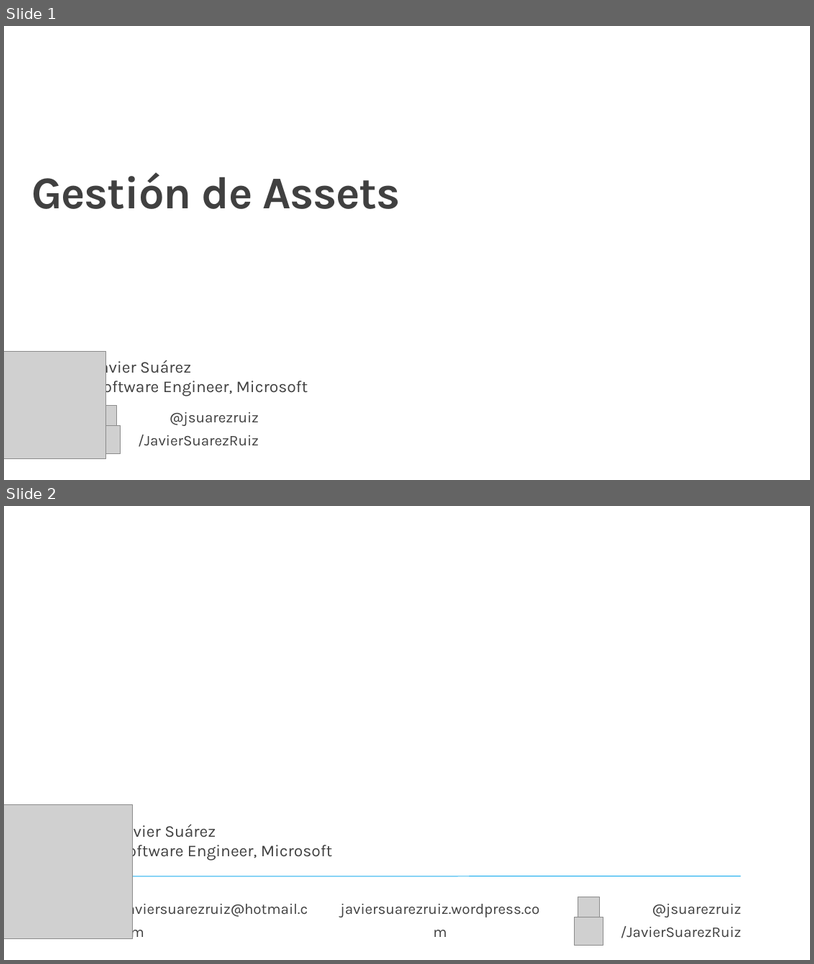
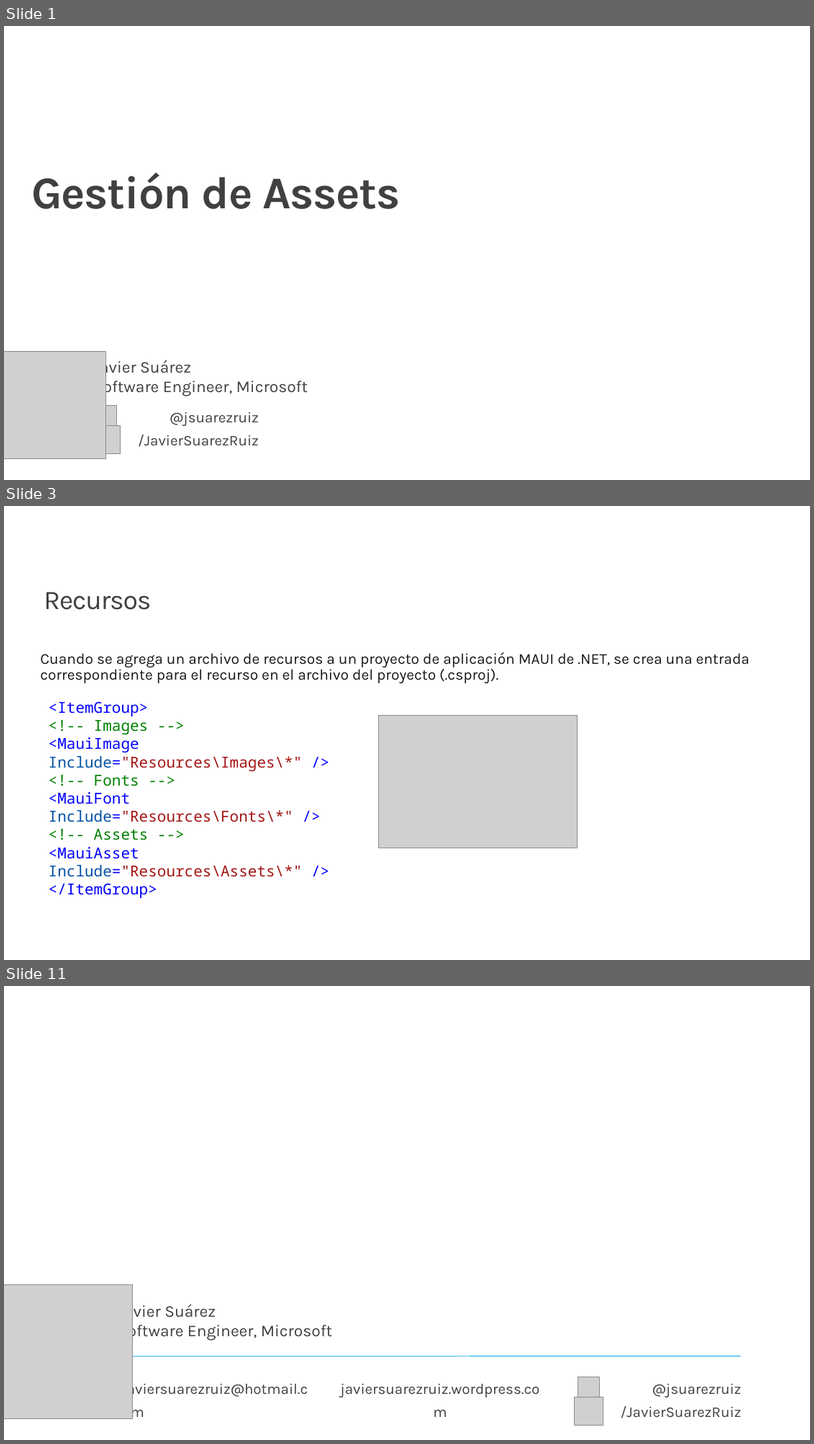
Before and after one commit to jsuarezruiz/taller-dotnet-maui, a slide deck: Bloque 3 - Creación de primera App/Taller12 - Gestión de Assets.pptx. Shown one above the other, each under a label of ours: slides 1 and 2 before the commit, slides 1, 3 and 11 after it; the slides between them are not shown. The pictures are 814x964 and 814x1444 pixels, drawn with LibreOffice and Linux fonts; fonts in the diff are those of the drawing; grey boxes stand for pictures; background and template pictures are left out. Boxes give left, top, right and bottom in pixels: in the first picture for what was removed or moved away, otherwise in the second. Text is boxed around its words. In the diff, an @@ line names an element or a change of style, - is before the commit and + after.

```diff
--- a/Bloque 3 - Creación de primera App/Taller12 - Gestión de Assets.pptx
+++ b/Bloque 3 - Creación de primera App/Taller12 - Gestión de Assets.pptx
@@ slide 3 added at bbox=[4, 506, 810, 960], background #FFFFFF @@
@@ title added at bbox=[44, 592, 151, 610], 32 pt, text #404040 @@
+Recursos
@@ text added at bbox=[40, 652, 750, 683], 18 pt, text #171717 @@
+Cuando se agrega un archivo de recursos a un proyecto de aplicación MAUI de .NET, se crea una entrada correspondiente para el recurso en el archivo del proyecto (.csproj).
@@ text added at bbox=[49, 701, 303, 898], 18 pt, text #0101FD @@
+<ItemGroup>
+<!-- Images -->
+<MauiImage Include="Resources\Images\*" />
+<!-- Fonts -->
+<MauiFont Include="Resources\Fonts\*" />
+<!-- Assets -->
+<MauiAsset Include="Resources\Assets\*" /> </ItemGroup>
@@ picture added at bbox=[378, 716, 578, 848] @@
@@ what was slide 2 is now slide 11 @@
```
Also in this commit, not shown: 8 other slides added.
